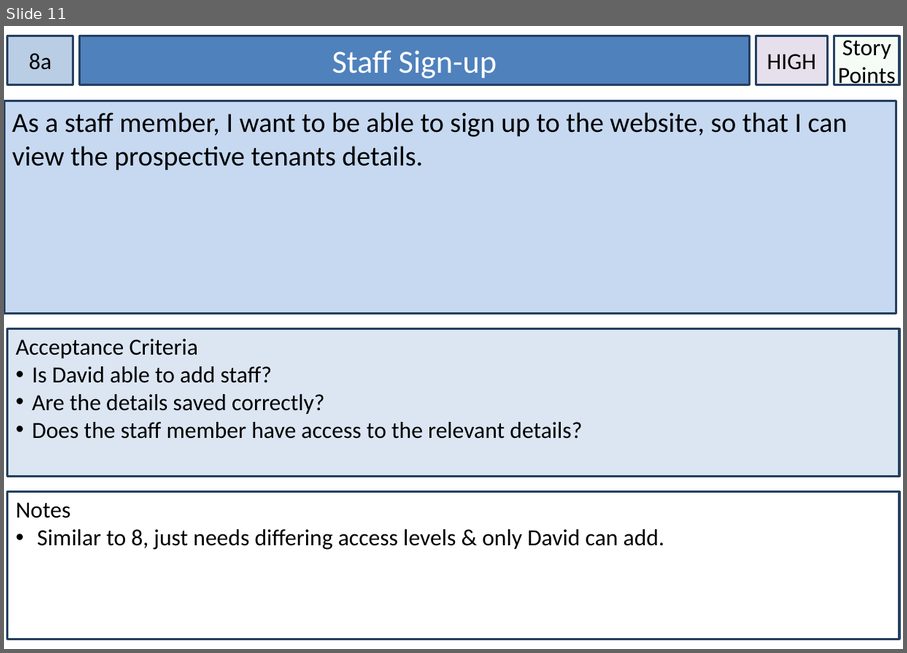
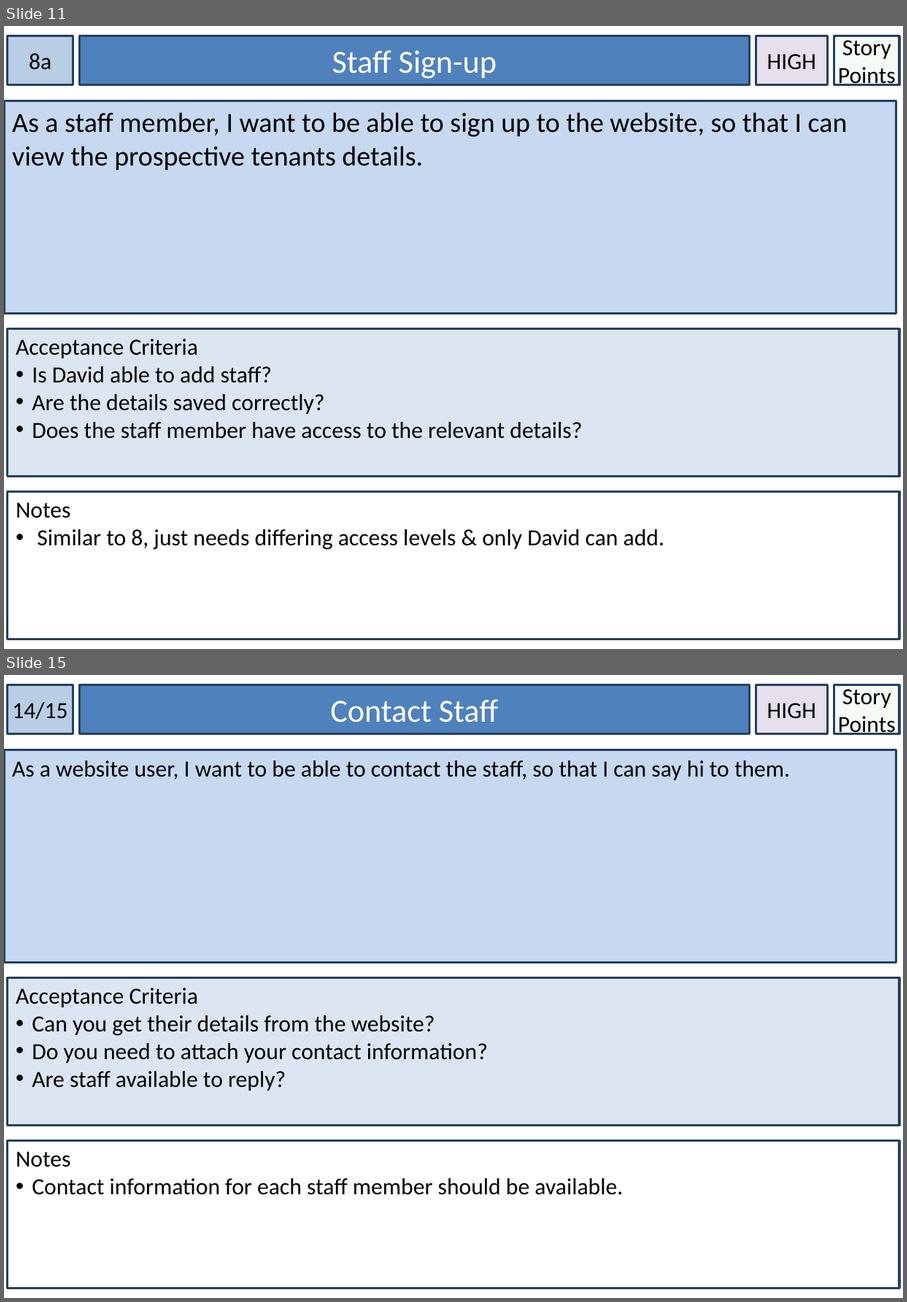
Before and after one commit to neeby/flowerpotmen, a slide deck: Things.pptx. Shown one above the other, each under a label of ours: slide 11 before the commit, slides 11 and 15 after it; the slides between them are not shown. The pictures are 907x653 and 907x1302 pixels, drawn with LibreOffice and Linux fonts; fonts in the diff are those of the drawing. Boxes give left, top, right and bottom in pixels: in the first picture for what was removed or moved away, otherwise in the second. Text is boxed around its words. In the diff, an @@ line names an element or a change of style, - is before the commit and + after.

```diff
--- a/Things.pptx
+++ b/Things.pptx
@@ slide 15 added at bbox=[4, 675, 903, 1298], background #FFFFFF @@
@@ rectangle added at bbox=[8, 685, 73, 734], fill #B9CDE5, outline #254061 2 pt, 20 pt, text #000000 @@
+14/15
@@ rectangle added at bbox=[80, 685, 750, 734], fill #4F81BD, outline #254061 2 pt, 28 pt, text #FFFFFF @@
+Contact Staff
@@ rectangle added at bbox=[757, 685, 829, 734], fill #E6E0EC, outline #254061 2 pt, 20 pt, text #000000 @@
+HIGH
@@ rectangle added at bbox=[835, 685, 900, 734], fill #CCF0CD at 20% opacity, outline #254061 2 pt, 20 pt, text #000000 @@
+Story Points
@@ rectangle added at bbox=[4, 749, 897, 963], fill #C6D9F1, outline #254061 2 pt, 20 pt, text #000000 @@
+As a website user, I want to be able to contact the staff, so that I can say hi to them.
@@ rectangle added at bbox=[8, 978, 900, 1125], fill #DCE6F2, outline #254061 2 pt, 20 pt, text #000000 @@
+Acceptance Criteria
+• Can you get their details from the website?
+• Do you need to attach your contact information?
+• Are staff available to reply?
@@ rectangle added at bbox=[8, 1141, 900, 1288], fill #FFFFFF, outline #254061 2 pt, 20 pt, text #000000 @@
+Notes
+• Contact information for each staff member should be available.
```
Also in this commit, not shown: 4 other slides added.
